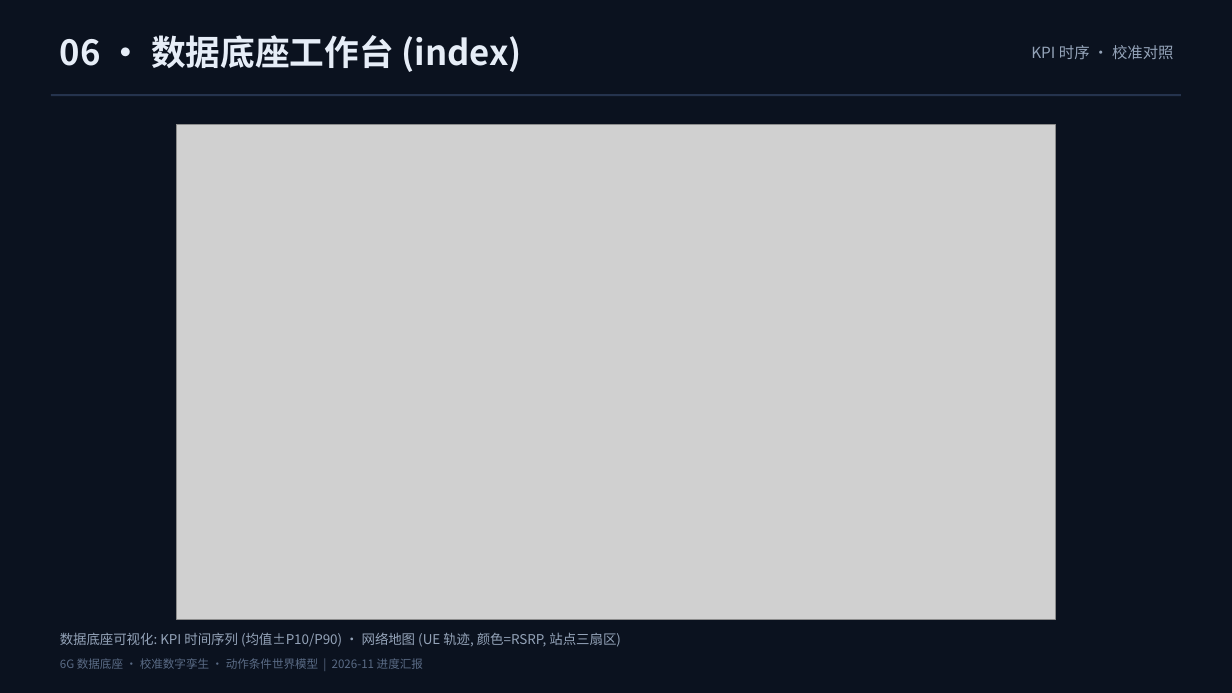
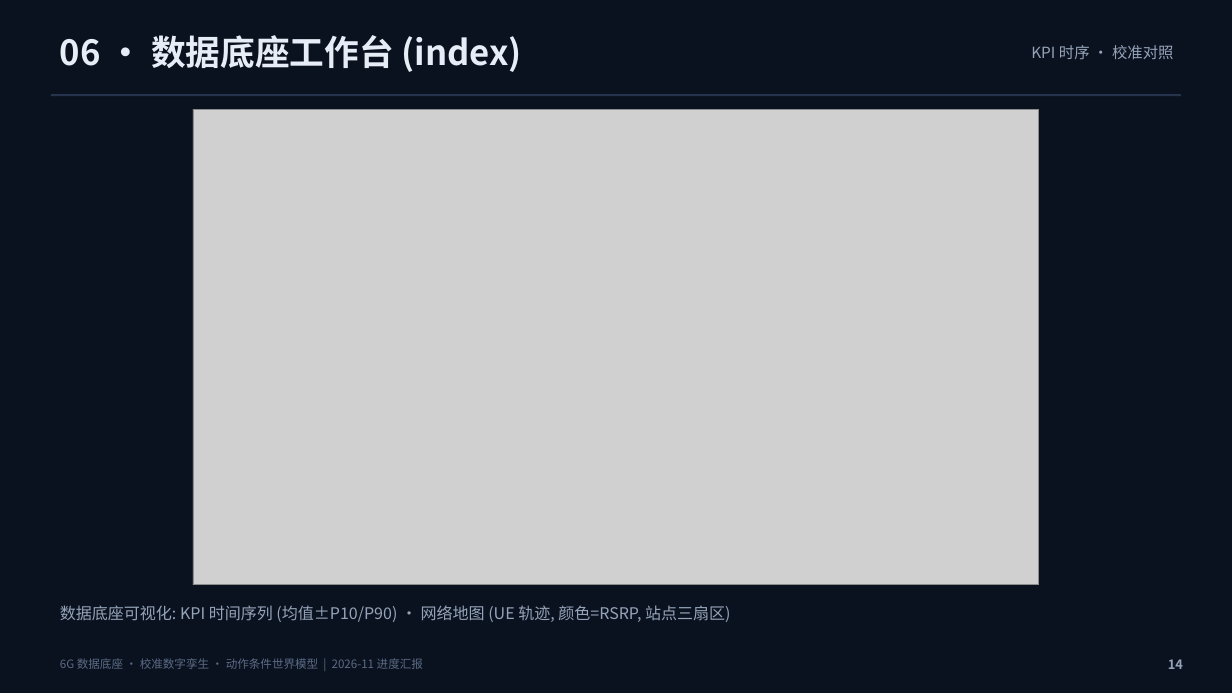
Before and after one commit to xuda1979/world-model, a slide deck: slide 14 of world6g/docs/world6g_progress.pptx (slide 13 before the commit). Drawn at 1232x693 pixels with LibreOffice and Linux fonts; fonts in the diff are those of the drawing; grey boxes stand for pictures. Boxes give left, top, right and bottom in pixels: in the first picture for what was removed or moved away, otherwise in the second. Text is boxed around its words. In the diff, an @@ line names an element or a change of style, - is before the commit and + after.

Commit message:
world6g: 中文进展报告 + 世界模型四任务基准评测套件 (wm/) + 论文完善
- 新增 docs/progress_report_20261103.md: 本周期完整进展报告 (数据底座→保真度→反事实动作→WM 基准→3D 平台→论文→PPT)
- 新增 wm/ 包: 动作条件世界模型基准 (models/train/data/metrics/evaluate), 统一接口 6 模型对照
- 新增 docs/wm_suite/: 四任务评测结果 (A 单步配对 bootstrap / B rollout 复合误差 / C 反事实 Δ-效应 / D 不确定性校准) + 三图 + results.json
- 核心结论: 反事实监督后 Δ 预测 corr 0.72 / 符号准确率 73% (Task A 训练模型全部失效); rollout 复合误差与不确定性校准为下一阶段主攻方向
- 论文: 补齐四任务基准章节 + Related Work + Limitations + Conclusion, 编译 main.pdf; PPT 脚本更新真实保真度与 WM 结果页
- .gitignore: 放行 wm_suite 图表

```diff
--- a/world6g/docs/world6g_progress.pptx
+++ b/world6g/docs/world6g_progress.pptx
@@ picture: place and size @@
-picture at (177, 125, 1055, 619)
+picture at (193, 109, 1040, 585)
@@ text "数据底座可视化: KPI 时间序列 (均值±P10/P90) · ...": place and size @@
-text "数据底座可视化: KPI 时间序列 (均值±P10/P90) · ..." at (60, 632, 621, 647)
+text "数据底座可视化: KPI 时间序列 (均值±P10/P90) · ..." at (60, 605, 730, 622)
@@ text "数据底座可视化: KPI 时间序列 (均值±P10/P90) · ..." at (60, 605, 730, 622): size 10.5 to 12.5 pt @@
@@ text added at (1168, 659, 1183, 669), 10 pt, text #94A3B8, bold @@
+14
```
Also in this commit, not shown: 18 other slides changed, 1 slide added, 1 slide removed, 18 other files.
